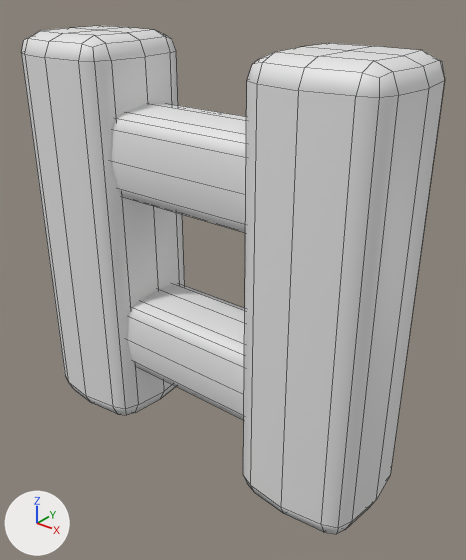
The FBX model Assets/- Asset Store/Custom/Blocks/Metalworks/Metal/Metal_Ladder.fbx: old version first, new version second.
The view is the same before and after, from a 50 mm camera at (0.968, -1.117, 0.665) aimed at (0.058, 0.021, -0.04). Lighting does not change. The marker at lower left points along +X, +Y and +Z. The older version comes first. Mesh edges are drawn as thin lines. Materials are left out; every surface is plain grey. Objects named as collision shapes, trigger or cutter boxes, shadow casters or lower levels of detail are left out. Where no turn or scale is listed for an object, it has been applied to the vertices.

Objects in the first picture: 'Metal_Ladder_LOD0'.
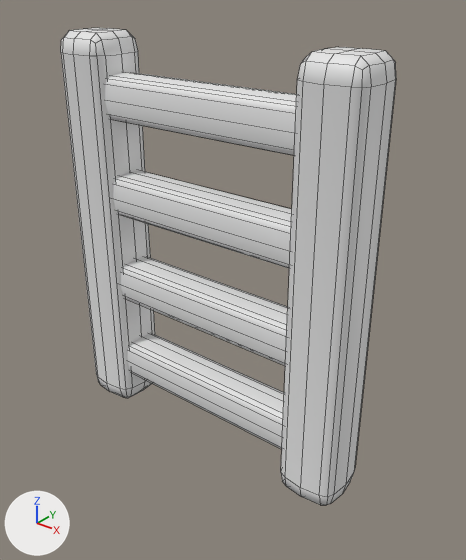
Changed parts and their boxes [x1, y1, x2, y2] in the pictures (466 x 560 px; the box of a moved part takes in the faces that stretch with it):
'Metal_Ladder_LOD0', reshaped (21% narrower, 6% shorter)
    before: [21, 26, 445, 534]
    after: [61, 28, 396, 505]
part 1 of me_mesh_189, moved or reshaped
    before: [243, 43, 445, 534]
    after: [281, 47, 396, 505]
part 2 of me_mesh_189, moved or reshaped
    before: [21, 26, 185, 415]
    after: [61, 28, 155, 398]
part 3 of me_mesh_189, added
    after: [105, 72, 297, 155]
part 4 of me_mesh_189, added
    after: [127, 333, 284, 449]
part 5 of me_mesh_189, added
    after: [120, 257, 288, 366]
part 6 of me_mesh_189, added
    after: [113, 170, 292, 269]
part 7 of me_mesh_189, deleted
    before: [111, 103, 247, 233]
part 8 of me_mesh_189, deleted
    before: [127, 283, 245, 420]

The change in detail:
me_mesh_189 is used by ob_metal_ladder_lod0; location (0.0, 0.0, 0.0).
me_mesh_189 had 328 vertices, 320 faces and spanned x -0.511..0.512, y -0.162..0.162, z -0.525..0.525.
me_mesh_189 now has 292 vertices, 224 faces and spans x -0.431..0.43, y -0.081..0.081, z -0.525..0.525.
me_mesh_189 part 1: the loose piece of 82 vertices spanning x 0.188..0.512, y -0.162..0.162, z -0.525..0.525 is scaled about its middle by (0.5, 0.5, 1).
me_mesh_189 part 2: the loose piece of 82 vertices spanning x -0.511..-0.188, y -0.162..0.162, z -0.525..0.525 is scaled about its middle by (0.5, 0.5, 1).
me_mesh_189 part 3: a new loose piece of 32 vertices spanning x -0.298..0.298, y -0.057..0.057, z 0.317..0.433.
me_mesh_189 part 4: a new loose piece of 32 vertices spanning x -0.298..0.298, y -0.056..0.056, z -0.433..-0.318.
me_mesh_189 part 5: a new loose piece of 32 vertices spanning x -0.298..0.298, y -0.057..0.057, z -0.183..-0.067.
me_mesh_189 part 6: a new loose piece of 32 vertices spanning x -0.298..0.298, y -0.057..0.057, z 0.067..0.183.
Part 7, on me_mesh_189:
82 vertices are removed from x -0.275..0.275, y -0.114..0.114, z 0.134..0.366.
80 faces are deleted.
Part 8, on me_mesh_189:
82 vertices are removed from x -0.275..0.275, y -0.111..0.111, z -0.365..-0.135.
80 faces are deleted.
